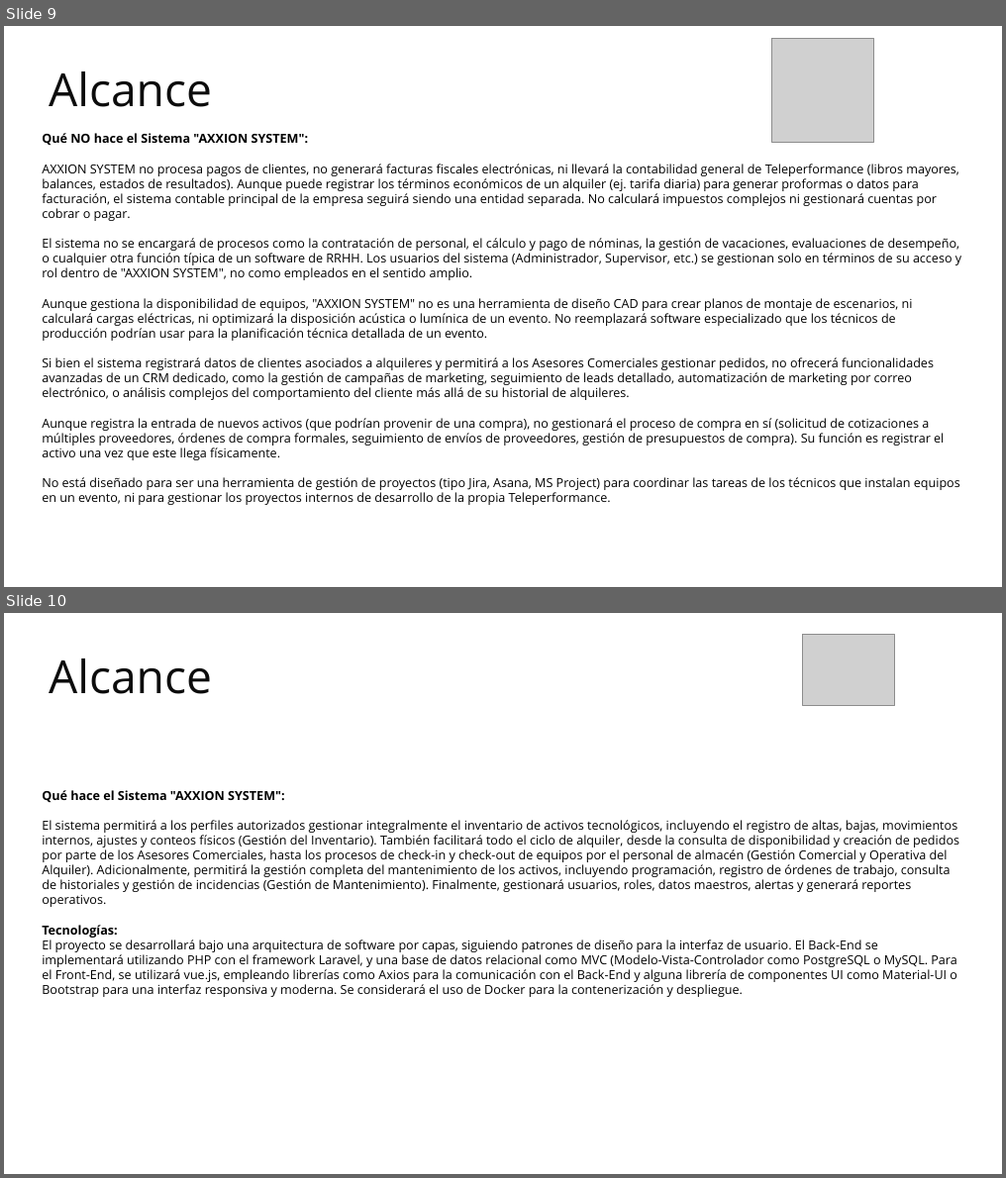
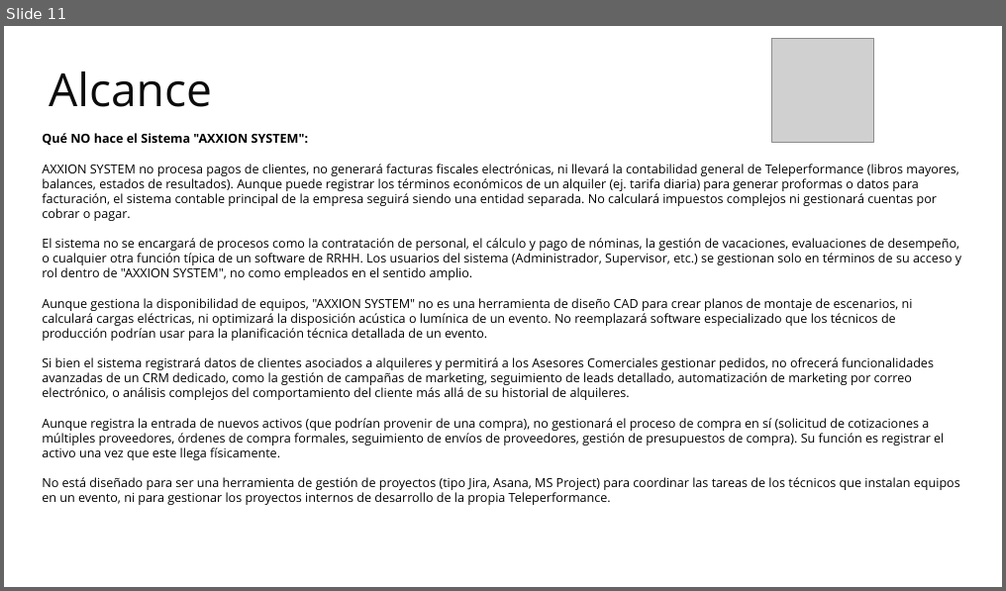
Before and after one commit to Cristian6006/AXXION_SYSTEM, a slide deck: _docs/trim_02/Contextualizacion Proyecto/Presentación del Proyecto.pptx. Shown one above the other, each under a label of ours: slides 9 and 10 before the commit, slide 11 after it. The pictures are 1006x1178 and 1006x591 pixels, drawn with LibreOffice and Linux fonts; fonts in the diff are those of the drawing; grey boxes stand for pictures; background and template pictures are left out. Boxes give left, top, right and bottom in pixels: in the first picture for what was removed or moved away, otherwise in the second. Text is boxed around its words. In the diff, an @@ line names an element or a change of style, - is before the commit and + after.

```diff
--- a/_docs/trim_02/Contextualizacion Proyecto/Presentación del Proyecto.pptx
+++ b/_docs/trim_02/Contextualizacion Proyecto/Presentación del Proyecto.pptx
@@ slide 10 removed at box(4, 613, 1002, 1174), background picture (left out) @@
@@ picture removed at box(803, 635, 895, 706) @@
@@ text removed at box(49, 659, 212, 694) @@
-Alcance
@@ text removed at box(42, 790, 959, 997) @@
-Qué hace el Sistema "AXXION SYSTEM":
-El sistema permitirá a los perfiles autorizados gestionar integralmente el inventario de activos tecnológicos, incluyendo el registro de altas, bajas, movimientos internos, ajustes y conteos físicos (Gestión del Inventario). También facilitará todo el ciclo de alquiler, desde la consulta de disponibilidad y creación de pedidos por parte de los Asesores Comerciales, hasta los procesos de check-in y check-out de equipos por el personal de almacén (Gestión Comercial y Operativa del Alquiler). Adicionalmente, permitirá la gestión completa del mantenimiento de los activos, incluyendo programación, registro de órdenes de trabajo, consulta de historiales y gestión de incidencias (Gestión de Mantenimiento). Finalmente, gestionará usuarios, roles, datos maestros, alertas y generará reportes operativos.
-Tecnologías:
-El proyecto se desarrollará bajo una arquitectura de software por capas, siguiendo patrones de diseño para la interfaz de usuario. El Back-End se implementará utilizando PHP con el framework Laravel, y una base de datos relacional como MVC (Modelo-Vista-Controlador como PostgreSQL o MySQL. Para el Front-End, se utilizará vue.js, empleando librerías como Axios para la comunicación con el Back-End y alguna librería de componentes UI como Material-UI o Bootstrap para una interfaz responsiva y moderna. Se considerará el uso de Docker para la contenerización y despliegue.
@@ what was slide 9 is now slide 11 @@
```
Also in this commit, not shown: 3 slides changed, 4 slides added, 2 other slides removed.
